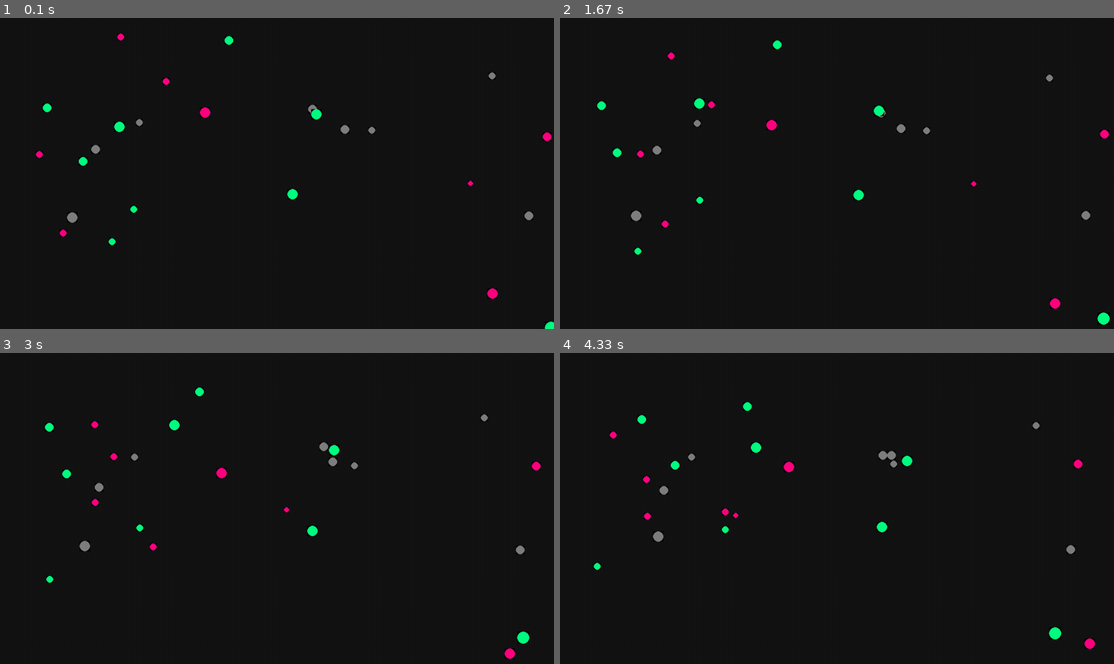
Above: before the commit, frames 1-4 (two rows, left to right).
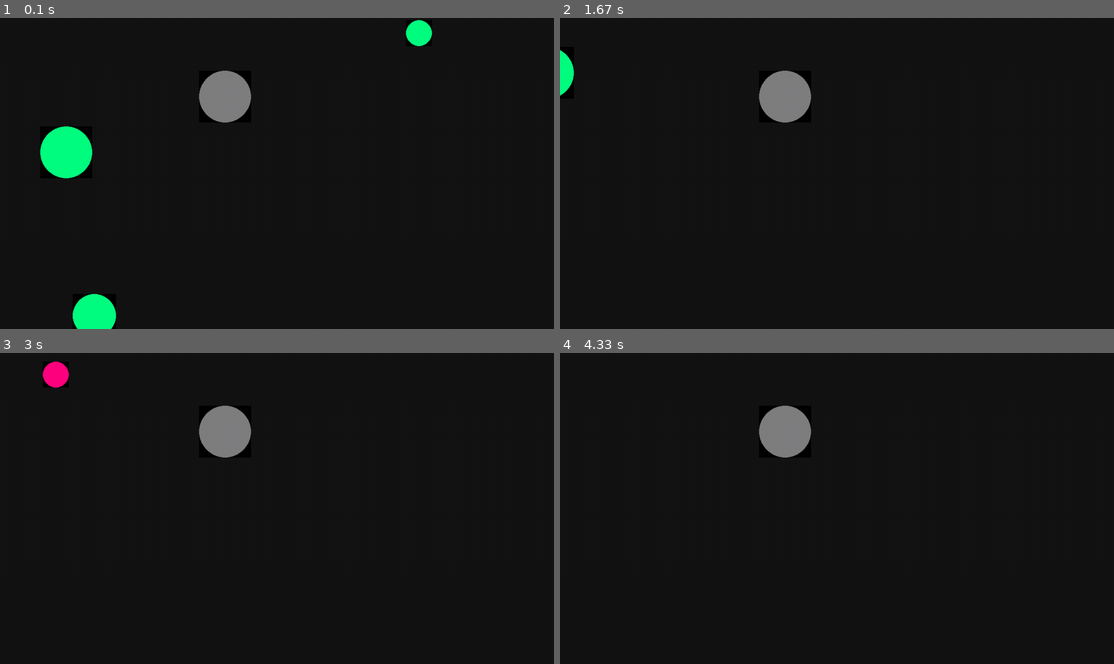
Above: after the commit, the same moments.

Repository: Darox21/Particle-Systems
Game: pygame game, started from main.py
Same seed, same stepped clock (60 frames per second), same inputs: the game is played once before the commit and once after it.
Inputs (mouse positions are in pixels of both pictures, inside the frame that each line leads up to):
- Up to frame 1 (0.1 s): no input
- Up to frame 2 (1.67 s): press the mouse at (704, 176) at 0.37 s; move the mouse to (798, 207) at 0.47 s; release the mouse at (892, 241) at 0.6 s
- Up to frame 3 (3 s): no input
- Up to frame 4 (4.33 s): no input

The runs differ from the first frame. In frame 1, 4.3% of the frame differs, in the area x 6-100%, y 0-100%; in frame 2, 2.4%; in frame 3, 2.4%; in frame 4, 2.1%.

Commit message:
Change of name of main.py
Felt the need to change the posibility to use multiple multiple implementations on different programming languages, because it would be too different to dump them together.

Added Out of bounds check, Now particles outside a range will be deleted

Diff:
--- a/Python_Implementations/with_pygame_and_numpy.py
+++ b/main.py
@@ -11,11 +11,11 @@
 	pygame.init()
 
 	# Camera position for dragging particle positions
-	camera_pos = np.array([0,0])
+	camera_pos = np.array([0,0], dtype=np.int32)
 	camera_scale = 1.0
 
 	# Size of window, and caption of it
-	w_dimentions = np.array([1280, 720]) # Description
+	w_dimentions = np.array([1280, 720], dtype=np.int16) # Description
 
 	screen = pygame.display.set_mode((w_dimentions))
 	pygame.display.set_caption("Physics_sims")
@@ -23,15 +23,15 @@
 	pygame.display.set_icon(icon)
 
 	# Strength of the forces
-	GRAVITY = 0.0005
-	ELECTROMAGNETISM = 80
+	GRAVITY = 0.00001
+	ELECTROMAGNETISM = 2000
 
 	def __init__(self):
 
 		camera_drag = False
 
 		# Generation of particles
-		self.generate_particles(25)
+		self.generate_particles(50)
 
 
 		## LOOP ##
@@ -40,7 +40,7 @@
 
 			self.screen.fill((20,20,20)) # Fill the background
 
-			mouse_pos = np.array(pygame.mouse.get_pos())
+			mouse_pos = np.array(pygame.mouse.get_pos(), dtype=np.int16)
 			# Check de mouse position and add it to an array
 
 			# Check events
@@ -49,7 +49,6 @@
 					running = False
 
 				if event.type == pygame.MOUSEBUTTONDOWN:
-					print("Pressed: Mouse " + str(event.button))
 					if event.button == 2: # if Middle click
 						camera_drag = True
 
@@ -65,7 +64,7 @@
 				if event.type == pygame.MOUSEBUTTONUP:
 					if event.button == 2:
 						camera_drag = False
-						print(self.camera_pos)
+						print(f"New Camera Position: {list(map(int, self.camera_pos))}")
 
 
 			if camera_drag: # Move the "camera_pos" acordingly
@@ -78,15 +77,26 @@
 			for p in Particle.array:
 				p.update_acceleration()
 			# For every particle in the array use its functions
+
 			for p in Particle.array:
 				p.update_pos()
 				p.show()
 
+			i = len(Particle.array) - 1
+			while i >= 0:
+				p = Particle.array[i]
+				# Check if it is out of bounds
+				if p.pos[0] < -9999 or p.pos[1] < -9999 or p.pos[0] > 9999 or p.pos[1] > 9999:
+					print("Particle Out of bounds")
+					del Particle.array[i]
+				i -= 1
+			del i
+
 
 			pygame.display.update()
 
 
-	def generate_particles(self, num, mass=(100,30), charge="rand", vel=[0.0,0.0], area=((0,0), (1280, 720))):
+	def generate_particles(self, num, mass=(100,30), charge="rand", vel=[0.0,0.0], size=(5000, 5000), offset=(-2500,-2500)):
 		"""Generates Particles
 
 			Parameters
@@ -102,12 +112,14 @@
 			  A signed int
 			vel: list
 			  velocity
-			area: tuple
-			  Two points in space delimiting a rectangle where particles will generate a position
+			size: tuple
+			  Size of the spawning area
+			offset: tuple
+			  Offset of the spawning area
 		"""
 		for n in range(num):
 			p_pos = np.random.rand(2)
-			p_pos = (p_pos * area[1]) + area[0]
+			p_pos = (p_pos * size) + offset
 
 			p_mass = np.random.normal(mass[0],mass[1])
 
@@ -133,17 +145,22 @@
 
 	def __init__(self, pos, mass=100, charge=1, vel=[0,0]):
 		# Physics related things
-		self.pos = np.array(list(map(float, pos)))
+		self.pos = np.array(list(map(float, pos)), dtype=np.float32)
 		# To explain this "list(map(float, pos))":
 		# First apply the float() function to every value in the pos[] array
 		# Then output it as a list, and finally make that into a np.array()
 		# This is equivalent [float(pos[0]),float(pos[1])] but feels prettier
 		self.mass = mass
 		self.charge = charge
-		self.vel = np.array(list(map(float, vel)))
+		self.vel = np.array(list(map(float, vel)), dtype=np.float32)
 
 		# Drawing related things
-		self.radius = int(math.sqrt(self.mass/ math.pi)) * 2
+		try:
+			self.radius = int(math.sqrt(self.mass / math.pi)) * 10
+		except e as exception:
+			print(f"Mass: {self.mass} \nMass divided by Pi: {self.mass / math.pi}")
+			Print(e)
+
 		# This makes the area directly proportional to its mass
 		self.size = np.array((self.radius*2, self.radius*2))
 
@@ -183,6 +200,7 @@
 		"""Adds to position the velocity"""
 		self.pos += self.vel
 
+
 	def show(self):
 		"""Makes a surface and calls screen.blit()"""
 
Not shown, changed: README.md
